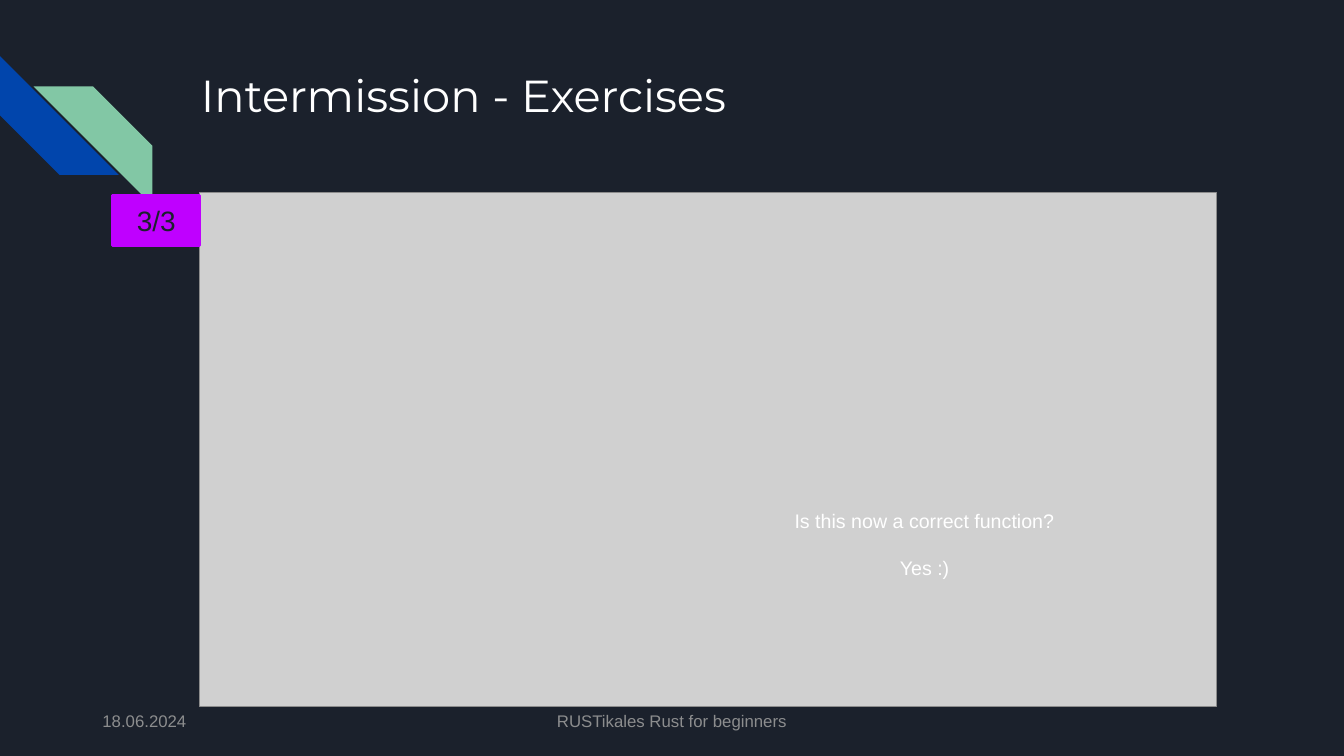
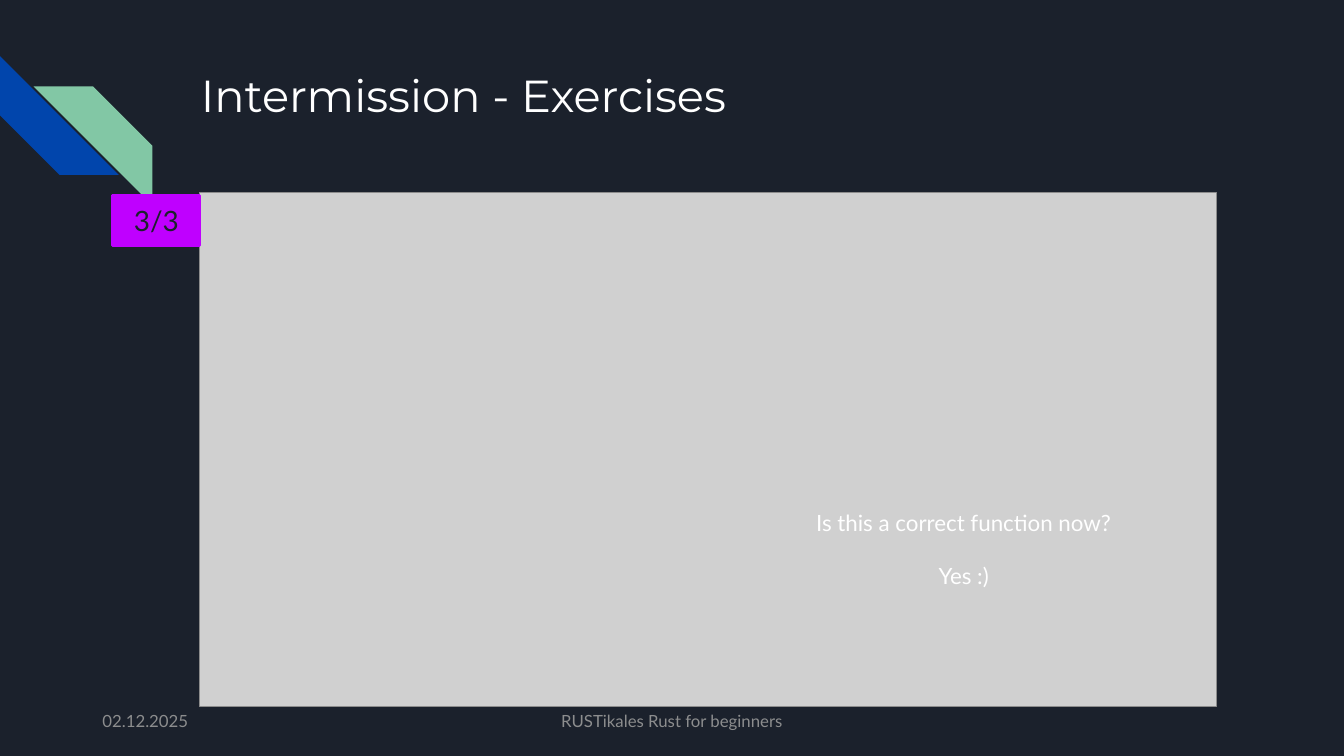
Before and after one commit to pfhaupt/progkurs, a slide deck: slide 196 of rust-beginner/06 - Function declaration/06 - original.pptx (slide 157 before the commit). Drawn at 1344x756 pixels with LibreOffice and Linux fonts; fonts in the diff are those of the drawing; grey boxes stand for pictures. Boxes give left, top, right and bottom in pixels: in the first picture for what was removed or moved away, otherwise in the second. Text is boxed around its words. In the diff, an @@ line names an element or a change of style, - is before the commit and + after.

Commit message:
[R-B-06] Update slides
- Merge R-B-07 into R-B-06
- Add chapter about Floating Point Numbers
- Increase font size
- Unite text font

```diff
--- a/rust-beginner/06 - Function declaration/06 - original.pptx
+++ b/rust-beginner/06 - Function declaration/06 - original.pptx
@@ rectangle "3/3" at box(113, 196, 200, 246): font Arial to Lato @@
@@ text at box(816, 515, 1110, 531): text changed; size 14 to 16 pt; font Arial to Lato @@
-Is this now a correct function?
+Is this a correct function now?
@@ text at box(939, 568, 972, 584): size 14 to 16 pt, font Arial to Lato in "Yes :)" @@
@@ text at box(102, 715, 188, 727): text changed; font Arial to Lato @@
-18.06.2024
+02.12.2025
@@ text "RUSTikales Rust for beginners" at box(561, 715, 782, 730): font Arial to Lato @@
```
Also in this commit, not shown: 109 other slides changed, 86 slides added, 47 slides removed, 2 other files.
